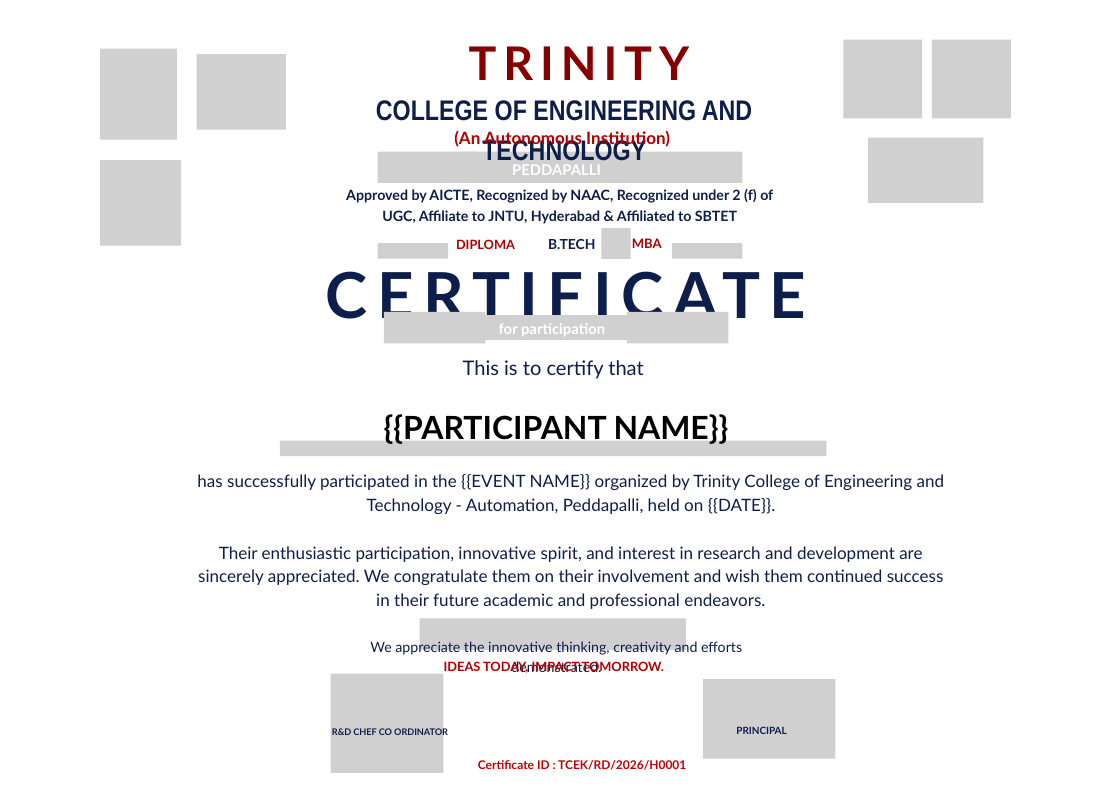
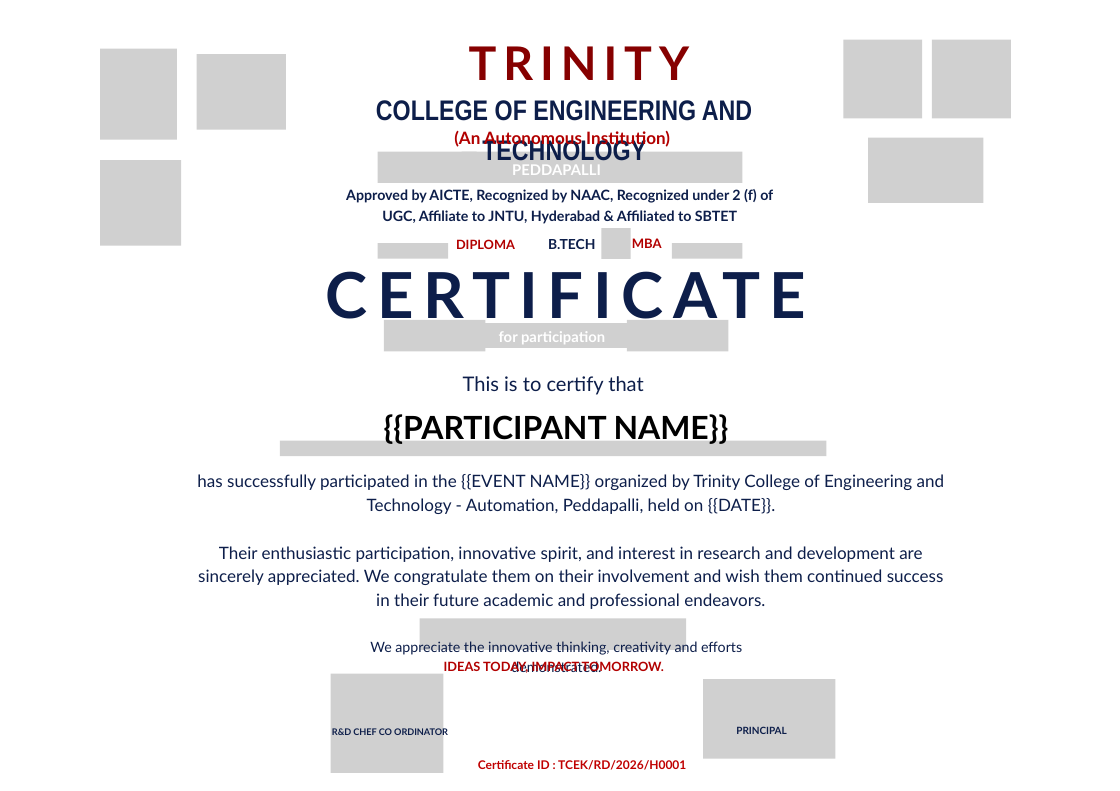
Before and after one commit to saicharan-bhuthkuri/rd, a slide deck: slide 1 of backend/CERTIFICATE_TEMPLATE - hackathon.pptx. Drawn at 1120x791 pixels with LibreOffice and Linux fonts; fonts in the diff are those of the drawing; grey boxes stand for pictures; background and template pictures are left out. Boxes give left, top, right and bottom in pixels: in the first picture for what was removed or moved away, otherwise in the second. Text is boxed around its words. In the diff, an @@ line names an element or a change of style, - is before the commit and + after.

```diff
--- a/backend/CERTIFICATE_TEMPLATE - hackathon.pptx
+++ b/backend/CERTIFICATE_TEMPLATE - hackathon.pptx
@@ 3 pictures, 1 text: place and size @@
-3 pictures, 1 text at (384,312,729,344)
+3 pictures, 1 text at (384,320,729,352)
@@ text "This is to certify that": place and size @@
-text "This is to certify that" at (463,360,643,379)
+text "This is to certify that" at (463,376,643,395)
```
Also in this commit, not shown: 2 other files.
